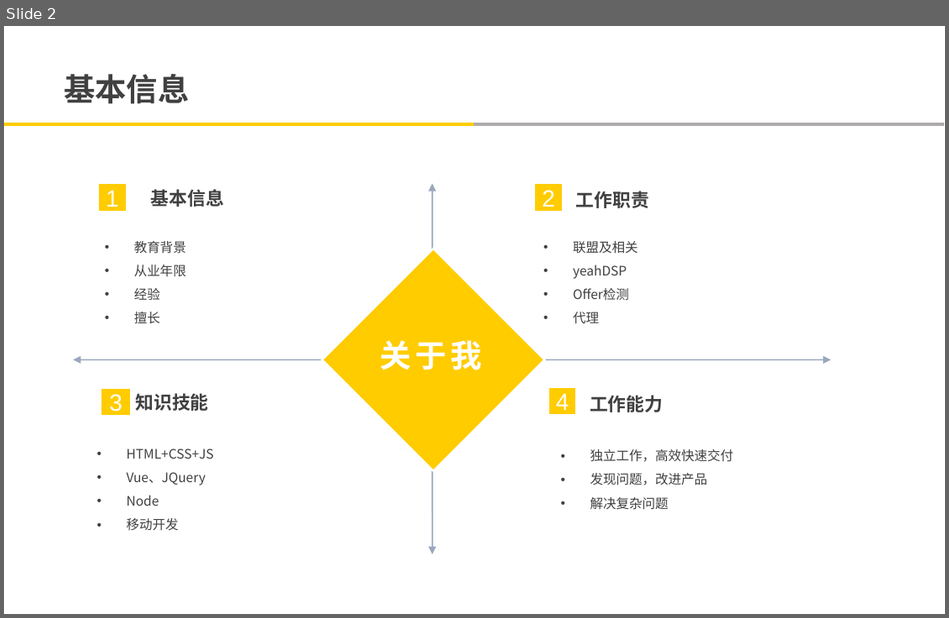
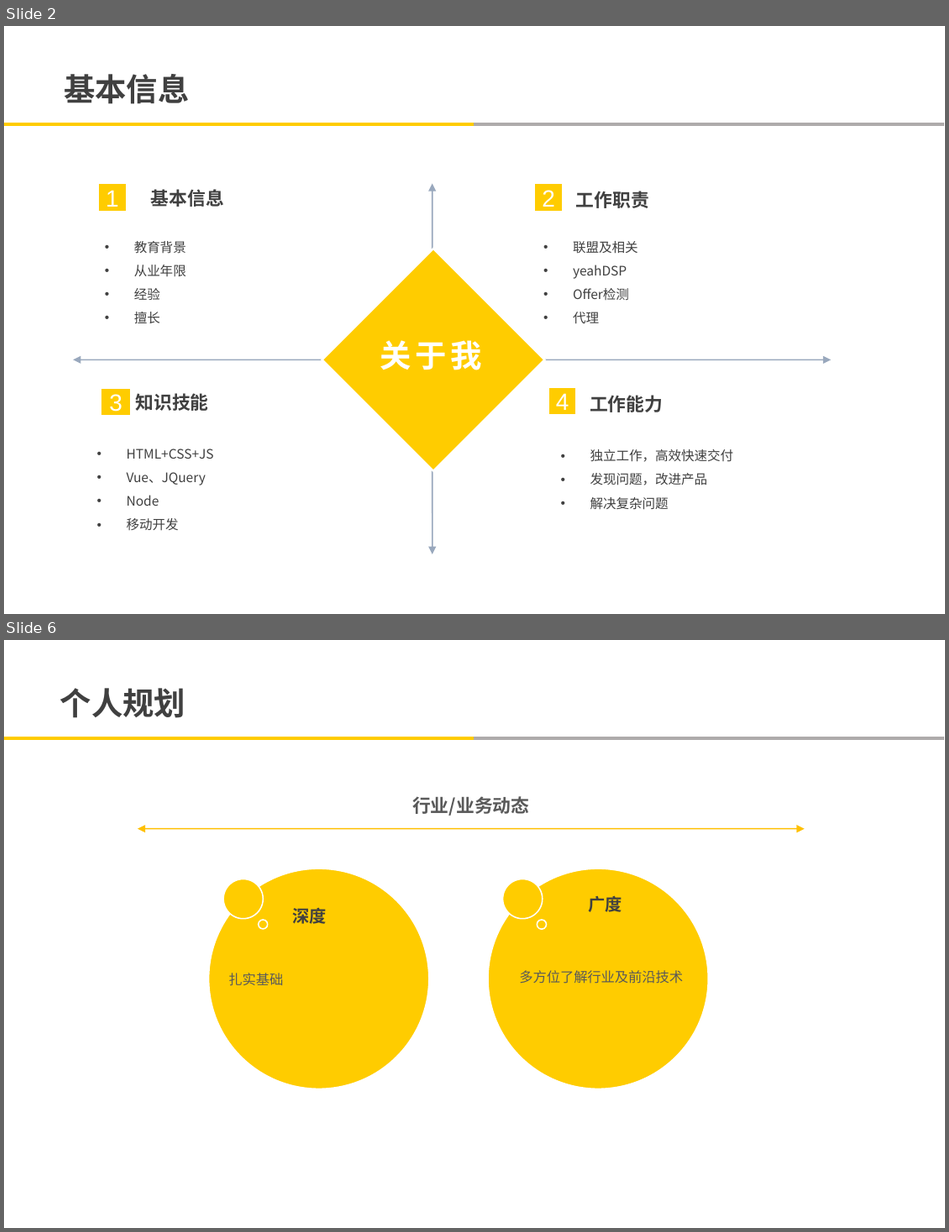
Before and after one commit to yian529/elaine, a slide deck: 申请/马爱莲-广告平台BU-国际业务部-产品技术组-申请职级T5.pptx. Shown one above the other, each under a label of ours: slide 2 before the commit, slides 2 and 6 after it; the slides between them are not shown. The pictures are 949x618 and 949x1232 pixels, drawn with LibreOffice and Linux fonts; fonts in the diff are those of the drawing; background and template pictures are left out. Boxes give left, top, right and bottom in pixels: in the first picture for what was removed or moved away, otherwise in the second. Text is boxed around its words. In the diff, an @@ line names an element or a change of style, - is before the commit and + after.

```diff
--- a/申请/马爱莲-广告平台BU-国际业务部-产品技术组-申请职级T5.pptx
+++ b/申请/马爱莲-广告平台BU-国际业务部-产品技术组-申请职级T5.pptx
@@ slide 6 added at bbox=[4, 640, 945, 1228], background #FFFFFF; not listed: 2 template elements that a slide beside it also shows @@
@@ text added at bbox=[60, 688, 185, 718], 24 pt, text #404040, bold @@
+个人规划
@@ text added at bbox=[412, 796, 529, 816], 14 pt, text #595959, bold @@
+行业/业务动态
@@ double arrow added from (138, 829) to (805, 829), #FFC000 1 pt @@
@@ group added at bbox=[209, 868, 708, 1089]: 6 ellipses, 4 texts @@
+深度
+广度
+扎实基础
+多方位了解行业及前沿技术
```
Also in this commit, not shown: 3 slides changed, 2 other slides added, 7 slides removed, 1 other file.
